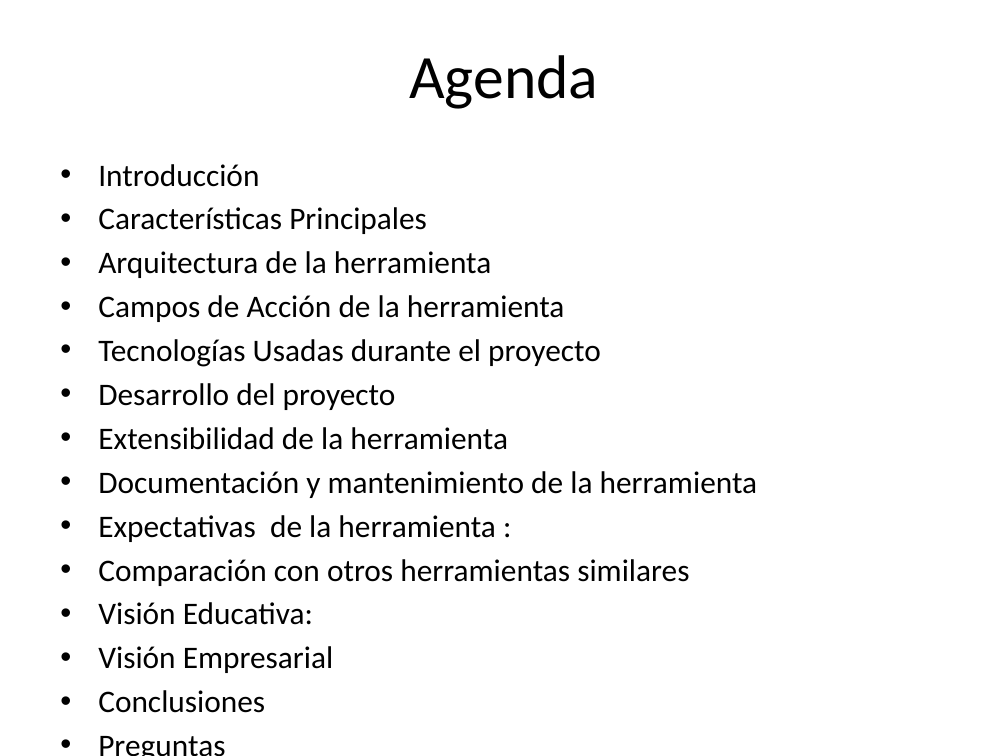
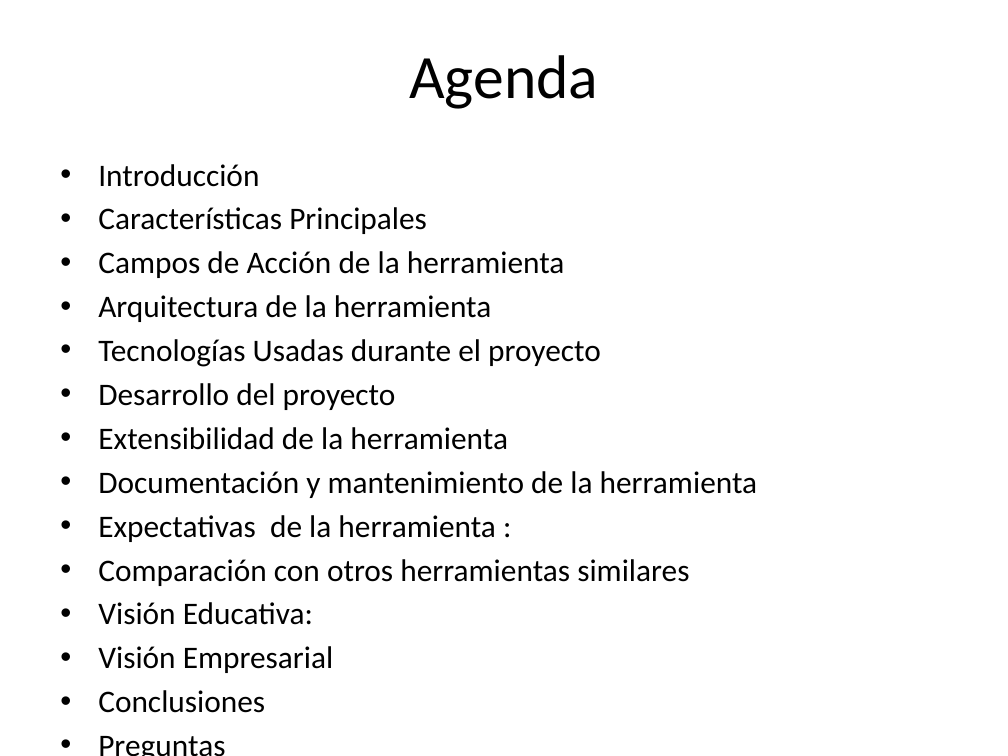
Before and after one commit to Xavinightshade/ipsimulator, a slide deck: slide 2 of presentacion sustentacion.pptx. Drawn at 1008x756 pixels with LibreOffice and Linux fonts; fonts in the diff are those of the drawing. Boxes give left, top, right and bottom in pixels: in the first picture for what was removed or moved away, otherwise in the second. Text is boxed around its words. In the diff, an @@ line names an element or a change of style, - is before the commit and + after.

```diff
--- a/presentacion sustentacion.pptx
+++ b/presentacion sustentacion.pptx
@@ text at box(98, 251, 565, 278): paragraph added @@
+• Campos de Acción de la herramienta
@@ text at box(98, 295, 565, 322): paragraph removed @@
-• Campos de Acción de la herramienta
```
Also in this commit, not shown: 1 other slide changed.
